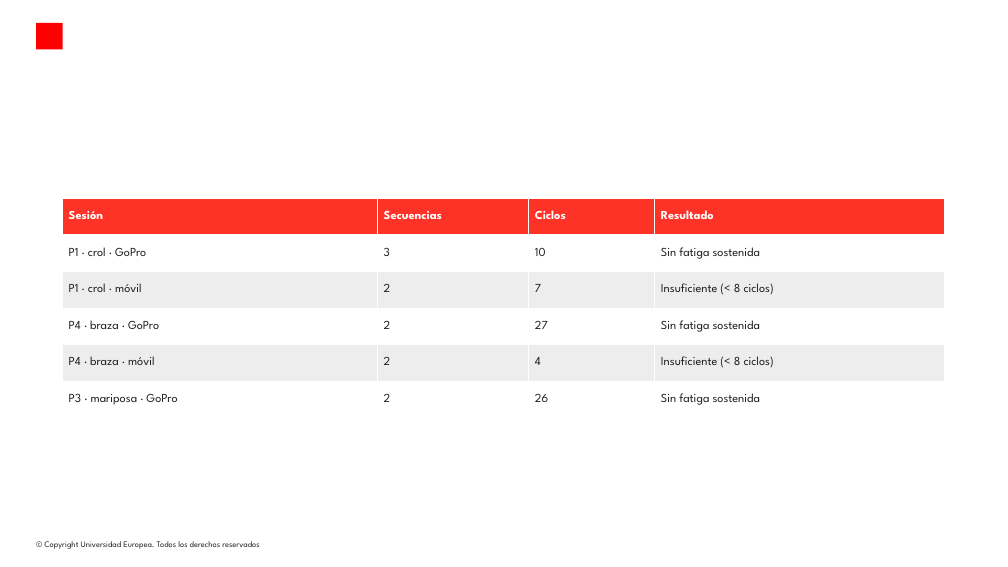
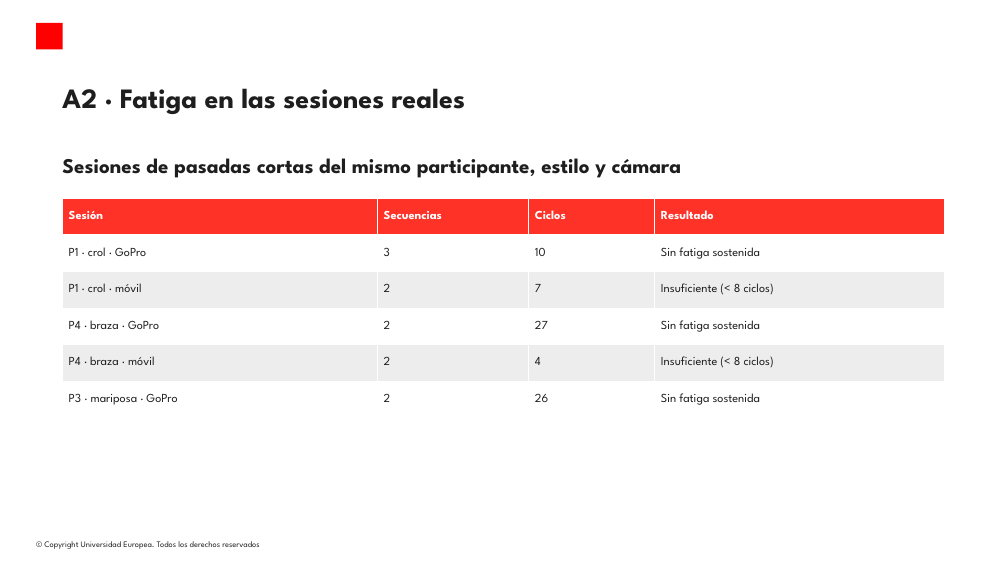
Before and after one commit to modeliana1-rgb/Strokelab, a slide deck: slide 14 of presentacion/StrokeLab_apoyo_preguntas.pptx. Drawn at 1008x567 pixels with LibreOffice and Linux fonts; fonts in the diff are those of the drawing; background and template pictures are left out. Boxes give left, top, right and bottom in pixels: in the first picture for what was removed or moved away, otherwise in the second. Text is boxed around its words. In the diff, an @@ line names an element or a change of style, - is before the commit and + after.

```diff
--- a/presentacion/StrokeLab_apoyo_preguntas.pptx
+++ b/presentacion/StrokeLab_apoyo_preguntas.pptx
@@ title added at [62, 88, 465, 114], 32 pt, text #1E1E1E, bold @@
+A2 · Fatiga en las sesiones reales
@@ text added at [62, 158, 681, 178], 24 pt, text #1E1E1E, bold @@
+Sesiones de pasadas cortas del mismo participante, estilo y cámara
```
Also in this commit, not shown: 11 other slides changed, 1 slide added, 1 slide removed, 3 other files.
